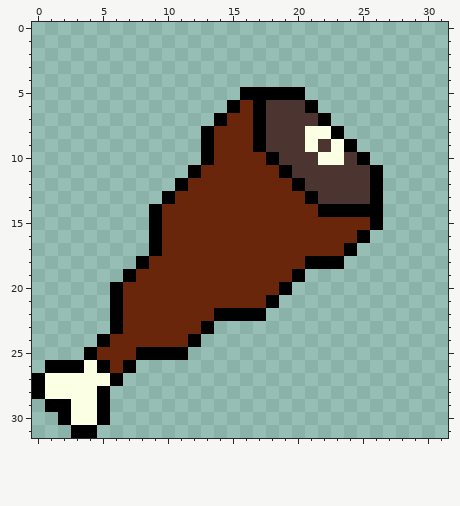
Two states of a pixel-art file, WIP/LegofLamb.aseprite. The picture above is the old version.
32x32 pixels, 1 frame.
The result:
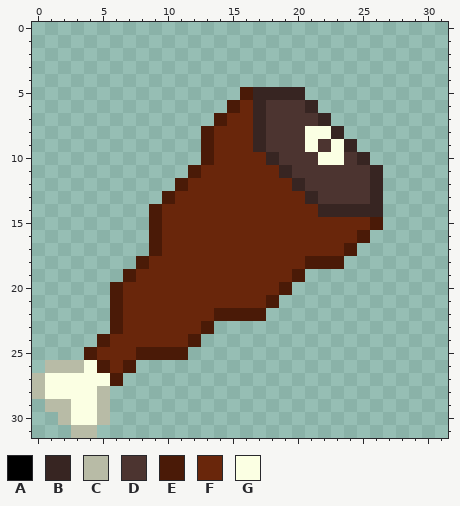
Palette (. is transparent): A #000000  B #372522  C #b8bba6  D #4c3430  E #4a1a07  F #69260b  G #fbffe3
Change:
{"y":5,"x":16,"old":"AAAAA","new":"EBBBB"}
{"y":6,"x":15,"old":"A","new":"E"}
{"y":6,"x":17,"old":"A","new":"B"}
{"y":6,"x":21,"old":"A","new":"B"}
{"y":7,"x":14,"old":"A","new":"E"}
{"y":7,"x":17,"old":"A","new":"B"}
{"y":7,"x":22,"old":"A","new":"B"}
{"y":8,"x":13,"old":"A","new":"E"}
{"y":8,"x":17,"old":"A","new":"B"}
{"y":8,"x":23,"old":"A","new":"B"}
{"y":9,"x":13,"old":"A","new":"E"}
{"y":9,"x":17,"old":"A","new":"B"}
{"y":9,"x":24,"old":"A","new":"B"}
{"y":10,"x":13,"old":"A","new":"E"}
{"y":10,"x":18,"old":"A","new":"B"}
{"y":10,"x":25,"old":"A","new":"B"}
{"y":11,"x":12,"old":"A","new":"E"}
{"y":11,"x":19,"old":"A","new":"B"}
{"y":11,"x":26,"old":"A","new":"B"}
{"y":12,"x":11,"old":"A","new":"E"}
{"y":12,"x":20,"old":"A","new":"B"}
{"y":12,"x":26,"old":"A","new":"B"}
{"y":13,"x":10,"old":"A","new":"E"}
{"y":13,"x":21,"old":"A","new":"B"}
{"y":13,"x":26,"old":"A","new":"B"}
{"y":14,"x":9,"old":"A","new":"E"}
{"y":14,"x":22,"old":"AAAAA","new":"BBBBB"}
{"y":15,"x":9,"old":"A","new":"E"}
{"y":15,"x":26,"old":"A","new":"E"}
{"y":16,"x":9,"old":"A","new":"E"}
{"y":16,"x":25,"old":"A","new":"E"}
{"y":17,"x":9,"old":"A","new":"E"}
{"y":17,"x":24,"old":"A","new":"E"}
{"y":18,"x":8,"old":"A","new":"E"}
{"y":18,"x":21,"old":"AAA","new":"EEE"}
{"y":19,"x":7,"old":"A","new":"E"}
{"y":19,"x":20,"old":"A","new":"E"}
{"y":20,"x":6,"old":"A","new":"E"}
{"y":20,"x":19,"old":"A","new":"E"}
{"y":21,"x":6,"old":"A","new":"E"}
{"y":21,"x":18,"old":"A","new":"E"}
{"y":22,"x":6,"old":"A","new":"E"}
{"y":22,"x":14,"old":"AAAA","new":"EEEE"}
{"y":23,"x":6,"old":"A","new":"E"}
{"y":23,"x":13,"old":"A","new":"E"}
{"y":24,"x":5,"old":"A","new":"E"}
{"y":24,"x":12,"old":"A","new":"E"}
{"y":25,"x":4,"old":"A","new":"E"}
{"y":25,"x":8,"old":"AAAA","new":"EEEE"}
{"y":26,"x":1,"old":"AAA","new":"CCC"}
{"y":26,"x":5,"old":"A","new":"E"}
{"y":26,"x":7,"old":"A","new":"E"}
{"y":27,"x":0,"old":"A","new":"C"}
{"y":27,"x":6,"old":"A","new":"E"}
{"y":28,"x":0,"old":"A","new":"C"}
{"y":28,"x":5,"old":"A","new":"C"}
{"y":29,"x":1,"old":"AA","new":"CC"}
{"y":29,"x":5,"old":"A","new":"C"}
{"y":30,"x":2,"old":"A","new":"C"}
{"y":30,"x":5,"old":"A","new":"C"}
{"y":31,"x":3,"old":"AA","new":"CC"}
